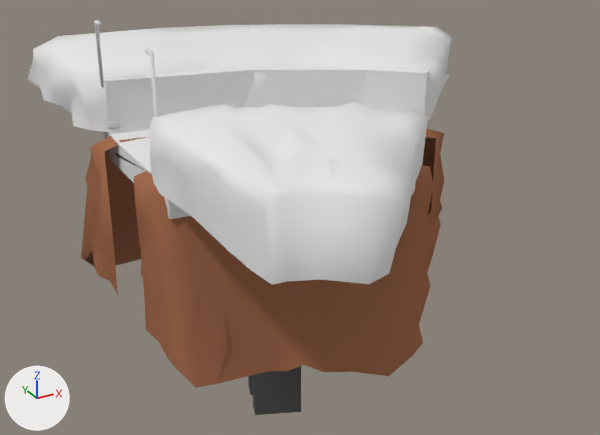
Renders of the Blender file Blender Files/Roads.blend from each side of a commit.
The view is the same before and after, from a camera (50 mm lens) standing at (-3.94, -13.1, 4.72) and looking at (3.34, 0.15, -1.9). Every picture has the same lights, and +X, +Y and +Z are marked at lower left.

In view in the first picture: 'CliffLeft', 'CliffRight', 'MountainLeft', 'MountainRight', 'Road', 'Road Collider', 'Road Mask'.
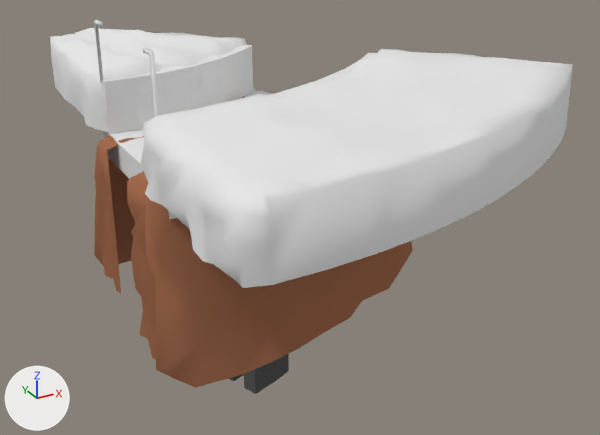
What differs and where, as boxes [x1, y1, x2, y2] in the pictures (600 x 435 px):
'MountainRight', modifiers changed (55% wider, 30% taller)
    before: [150, 102, 428, 285]
    after: [141, 49, 573, 288]
'CliffRight', modifiers changed
    before: [134, 165, 434, 388]
    after: [127, 171, 413, 388]
'MountainLeft', modifiers changed (52% narrower)
    before: [27, 24, 452, 136]
    after: [50, 28, 255, 136]
'Road Collider', modifiers changed (16% narrower, 13% taller)
    before: [102, 65, 428, 219]
    after: [102, 45, 377, 219]
'CliffLeft', modifiers changed (50% narrower, 20% taller)
    before: [81, 128, 444, 295]
    after: [94, 92, 275, 293]
'Road', modifiers changed
    before: [115, 153, 301, 415]
    after: [121, 146, 289, 394]
'TerrainRight', modifiers changed (not visible before)
    after: [279, 116, 568, 283]
'PianoRight', modifiers changed (not visible before)
    after: [273, 145, 559, 285]
'WaterCanalRight', modifiers changed (not visible before)
    after: [295, 185, 519, 279]

The edits, one by one:
Object 'PianoRight' (ob_pianoright) has a SIMPLE_DEFORM modifier named 'SimpleDeform'.
Modifier setting removed (it was factor = -0.785).
Modifier setting removed (it was angle = -0.785).
Object 'PianoRight' (ob_pianoright) has a DECIMATE modifier named 'Decimate'.
On modifier 'Decimate' of object 'PianoRight' (ob_pianoright), ratio goes from 0.25 to 0.5.
Object 'WaterCanalRight' (ob_watercanalright) has a SIMPLE_DEFORM modifier named 'SimpleDeform'.
Modifier setting removed (it was factor = -0.785).
Modifier setting removed (it was angle = -0.785).
Object 'WaterCanalRight' (ob_watercanalright) has a DECIMATE modifier named 'Decimate'.
On modifier 'Decimate' of object 'WaterCanalRight' (ob_watercanalright), ratio goes from 0.25 to 0.5.
Object 'Road' (ob_road) has a SIMPLE_DEFORM modifier named 'SimpleDeform'.
Modifier setting removed (it was factor = -0.785).
Modifier setting removed (it was angle = -0.785).
Object 'Road' (ob_road) has a DECIMATE modifier named 'Decimate'.
On modifier 'Decimate' of object 'Road' (ob_road), ratio goes from 0.25 to 0.5.
Object 'TerrainRight' (ob_terrainright) has a SIMPLE_DEFORM modifier named 'SimpleDeform'.
Modifier setting removed (it was factor = -0.785).
Modifier setting removed (it was angle = -0.785).
Object 'TerrainRight' (ob_terrainright) has a DECIMATE modifier named 'Decimate'.
On modifier 'Decimate' of object 'TerrainRight' (ob_terrainright), ratio goes from 0.25 to 0.5.
Object 'Road Collider' (ob_road_collider) has a SIMPLE_DEFORM modifier named 'SimpleDeform'.
Modifier setting removed (it was factor = -0.785).
Modifier setting removed (it was angle = -0.785).
Object 'Road Collider' (ob_road_collider) has a DECIMATE modifier named 'Decimate'.
On modifier 'Decimate' of object 'Road Collider' (ob_road_collider), ratio goes from 0.25 to 0.5.
Object 'CliffLeft' (ob_cliffleft) has a SIMPLE_DEFORM modifier named 'SimpleDeform'.
Modifier setting removed (it was factor = -0.785).
Modifier setting removed (it was angle = -0.785).
Object 'CliffLeft' (ob_cliffleft) has a DECIMATE modifier named 'Decimate'.
On modifier 'Decimate' of object 'CliffLeft' (ob_cliffleft), ratio goes from 0.25 to 0.5.
Object 'MountainLeft' (ob_mountainleft) has a SIMPLE_DEFORM modifier named 'SimpleDeform'.
Modifier setting removed (it was factor = -0.785).
Modifier setting removed (it was angle = -0.785).
Object 'MountainLeft' (ob_mountainleft) has a DECIMATE modifier named 'Decimate'.
On modifier 'Decimate' of object 'MountainLeft' (ob_mountainleft), ratio goes from 0.25 to 0.5.
Object 'MountainRight' (ob_mountainright) has a SIMPLE_DEFORM modifier named 'SimpleDeform'.
Modifier setting removed (it was factor = -0.785).
Modifier setting removed (it was angle = -0.785).
Object 'MountainRight' (ob_mountainright) has a DECIMATE modifier named 'Decimate'.
On modifier 'Decimate' of object 'MountainRight' (ob_mountainright), ratio goes from 0.25 to 0.5.
Object 'CliffRight' (ob_cliffright) has a SIMPLE_DEFORM modifier named 'SimpleDeform'.
Modifier setting removed (it was factor = -0.785).
Modifier setting removed (it was angle = -0.785).
Object 'CliffRight' (ob_cliffright) has a DECIMATE modifier named 'Decimate'.
On modifier 'Decimate' of object 'CliffRight' (ob_cliffright), ratio goes from 0.25 to 0.5.
